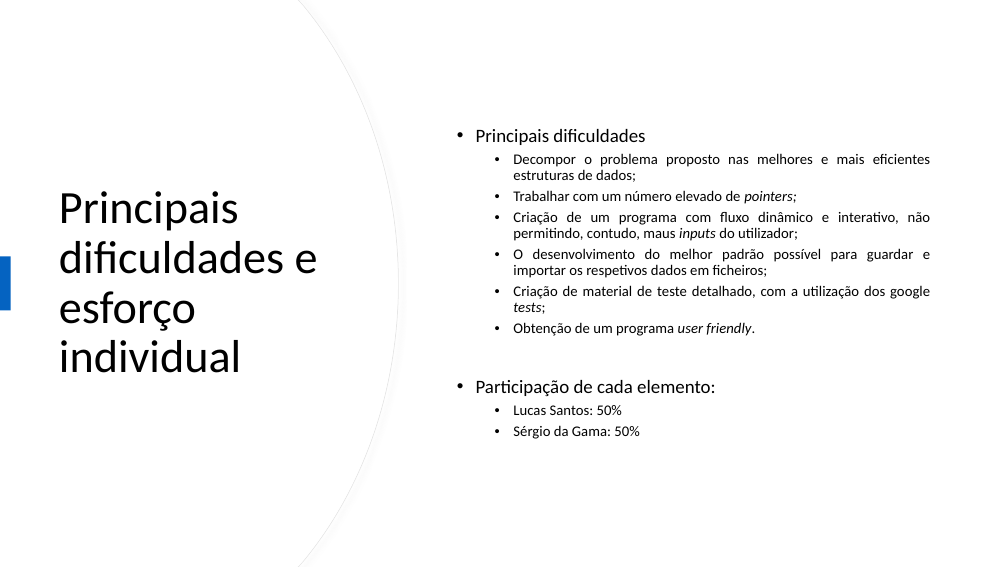
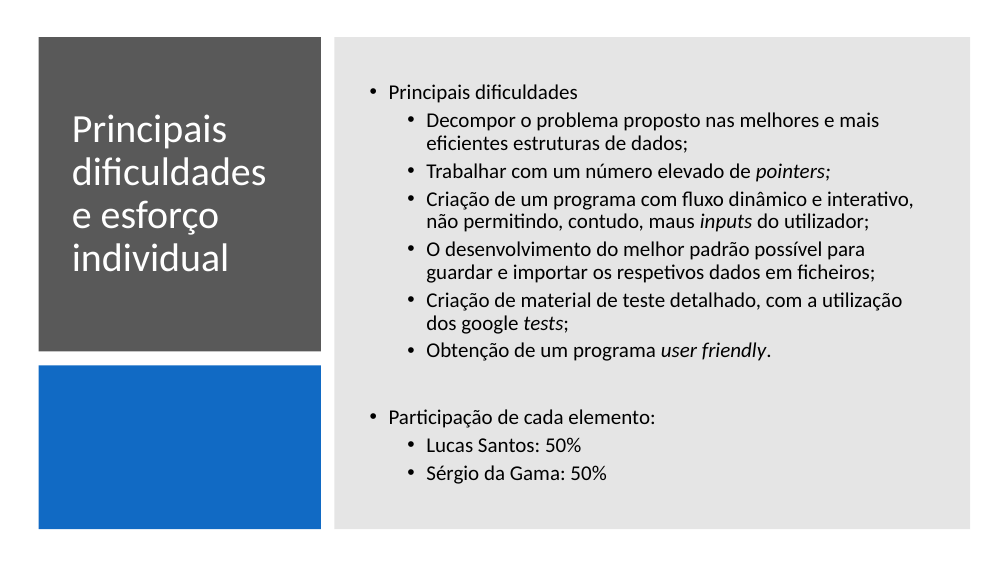
Before and after one commit to lucascalvet/2020_21_AEDA_StreamZ, a slide deck: slide 11 of StreamZ_presentation.pptx (slide 9 before the commit). Drawn at 1008x567 pixels with LibreOffice and Linux fonts; fonts in the diff are those of the drawing. Boxes give left, top, right and bottom in pixels: in the first picture for what was removed or moved away, otherwise in the second. Text is boxed around its words. In the diff, an @@ line names an element or a change of style, - is before the commit and + after.

```diff
--- a/StreamZ_presentation.pptx
+++ b/StreamZ_presentation.pptx
@@ freeform shape removed at [0,0,399,567] @@
@@ freeform shape removed at [0,0,398,567] @@
@@ rectangle added at [39,37,321,352], fill #595959 @@
@@ rectangle added at [334,37,970,529], fill #808080 at 20% opacity @@
@@ text "Principais dificuldades": place and size @@
-text "Principais dificuldades" at [476,129,931,439]
+text "Principais dificuldades" at [389,84,914,484]
@@ text "Principais dificuldades" at [389,84,914,484]: size 18 to 20 pt in "Principais dificuldades", "Participação de cada elemento:"; size 14 to 20 pt in "Decompor o problema proposto nas melhores e ...", "Trabalhar com um número elevado de pointers;", "Criação de um programa com fluxo dinâmico ...", "O desenvolvimento do melhor padrão possível para ..." and 4 more places; alignment justified to left @@
@@ title "Principais dificuldades e esforço individual": place and size @@
-title "Principais dificuldades e esforço individual" at [59,191,318,373]
+title "Principais dificuldades e esforço individual" at [72,114,267,272]
@@ title "Principais dificuldades e esforço individual" at [72,114,267,272]: size 44 to 38 pt, text colour #000000 to #FFFFFF @@
@@ rectangle removed at [0,256,11,311] @@
@@ rectangle added at [39,365,321,529], fill #0563C1 at 95% opacity @@
```
Also in this commit, not shown: 5 other slides changed, 2 slides added, 5 other files.
